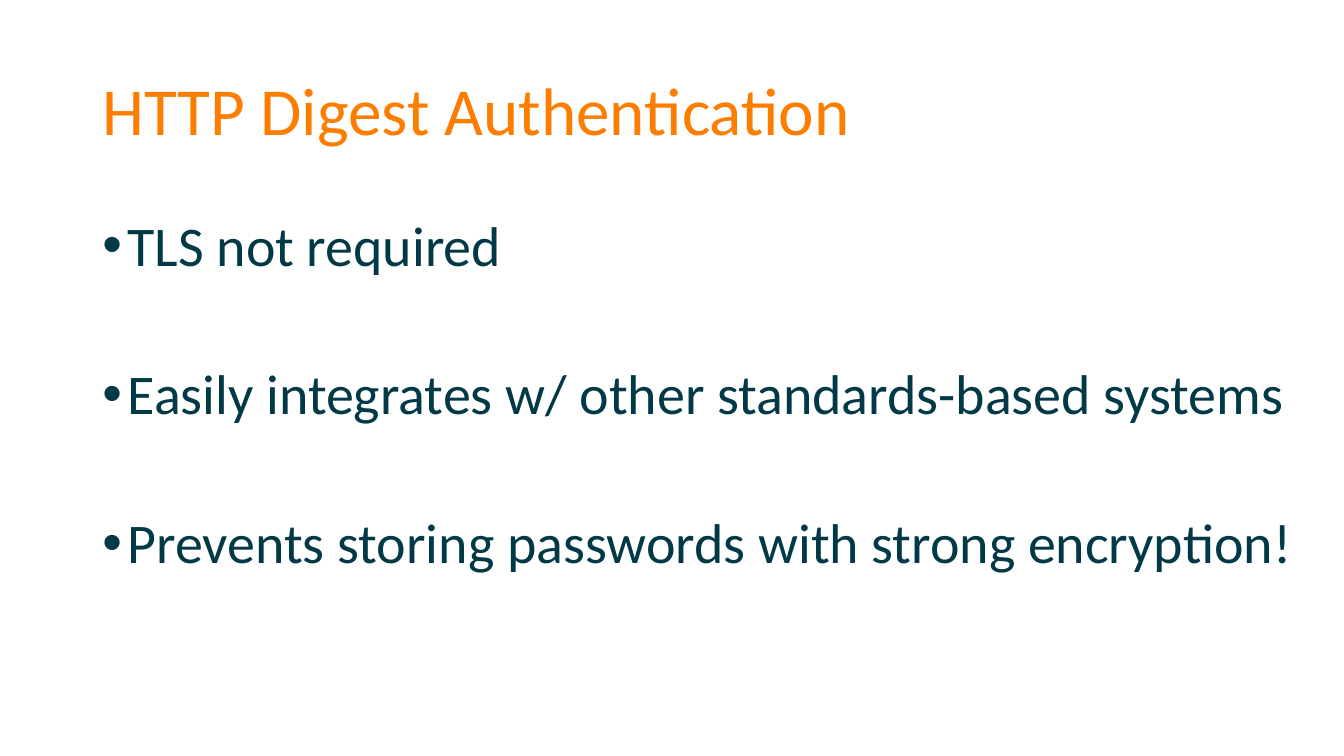
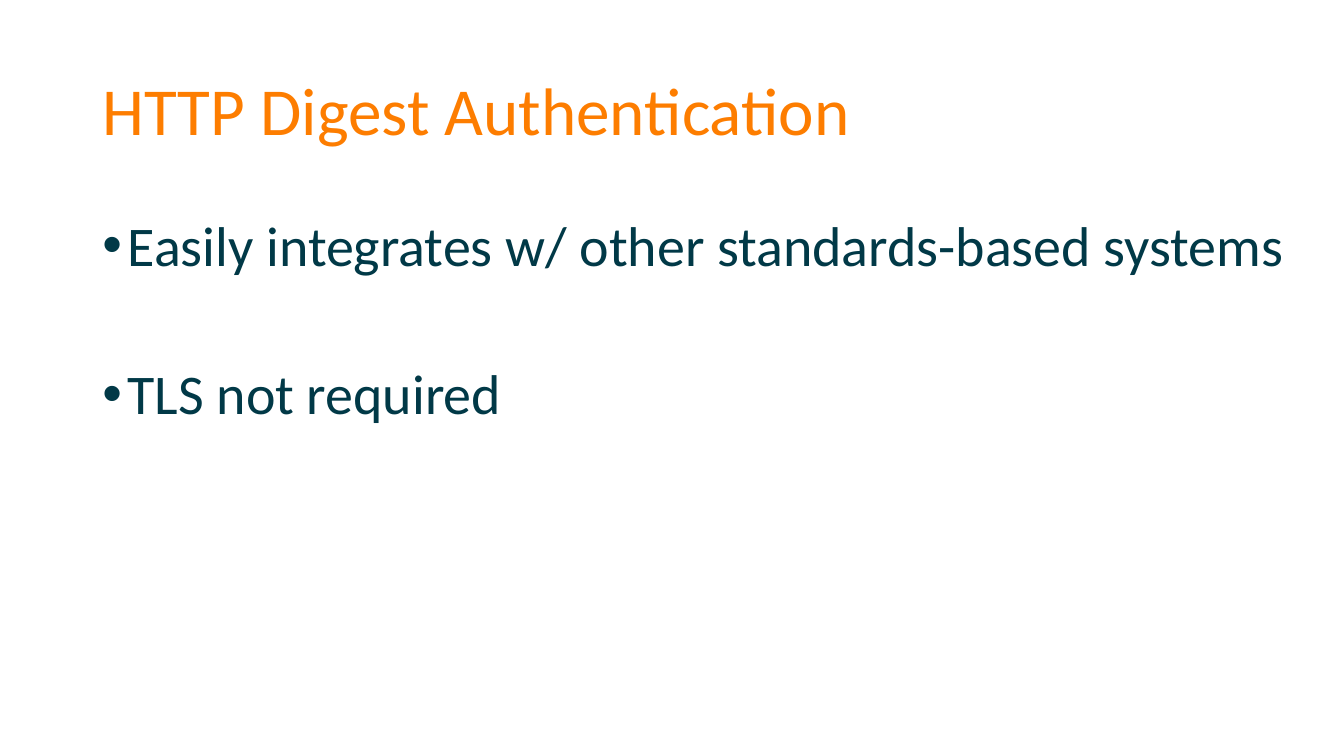
Before and after one commit to spetryjohnson/Securing-Your-API-Endpoints, a slide deck: slide 20 of Securing Your API Endpoints.pptx (slide 17 before the commit). Drawn at 1344x756 pixels with LibreOffice and Linux fonts; fonts in the diff are those of the drawing. Boxes give left, top, right and bottom in pixels: in the first picture for what was removed or moved away, otherwise in the second. Text is boxed around its words. In the diff, an @@ line names an element or a change of style, - is before the commit and + after.

```diff
--- a/Securing Your API Endpoints.pptx
+++ b/Securing Your API Endpoints.pptx
@@ text at [128,227,1283,276]: paragraph added @@
+• Easily integrates w/ other standards-based systems
@@ text at [128,375,1291,573]: paragraphs removed @@
-• Easily integrates w/ other standards-based systems
-• Prevents storing passwords with strong encryption!
```
Also in this commit, not shown: 2 other slides changed, 4 slides added, 5 other files.
